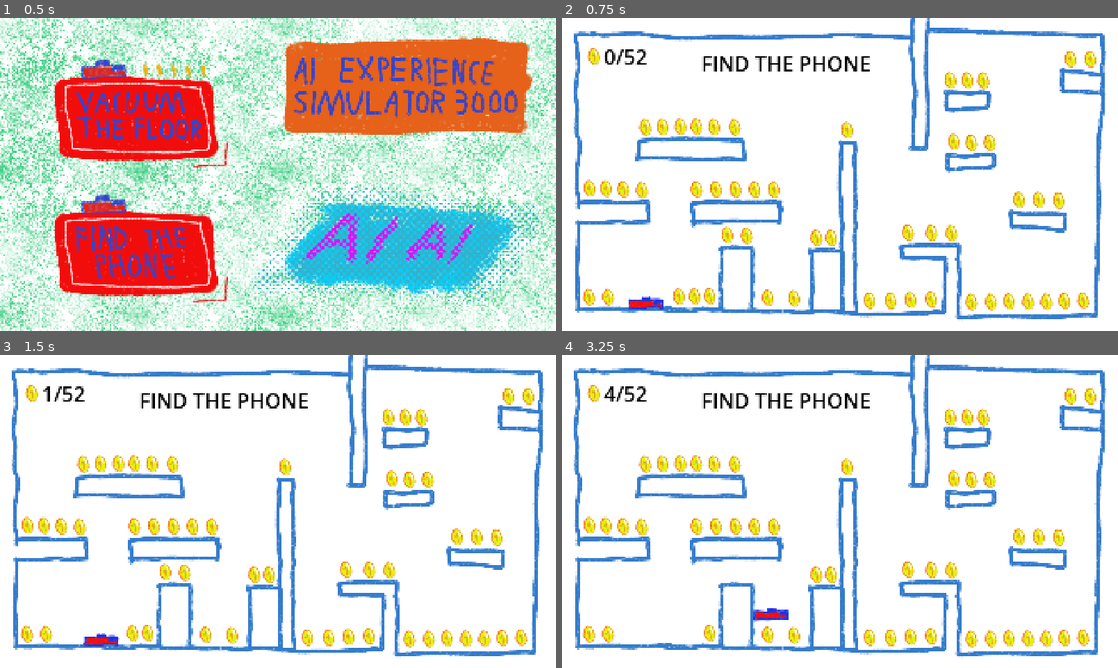
Above: before the commit, frames 1-4 (two rows, left to right).
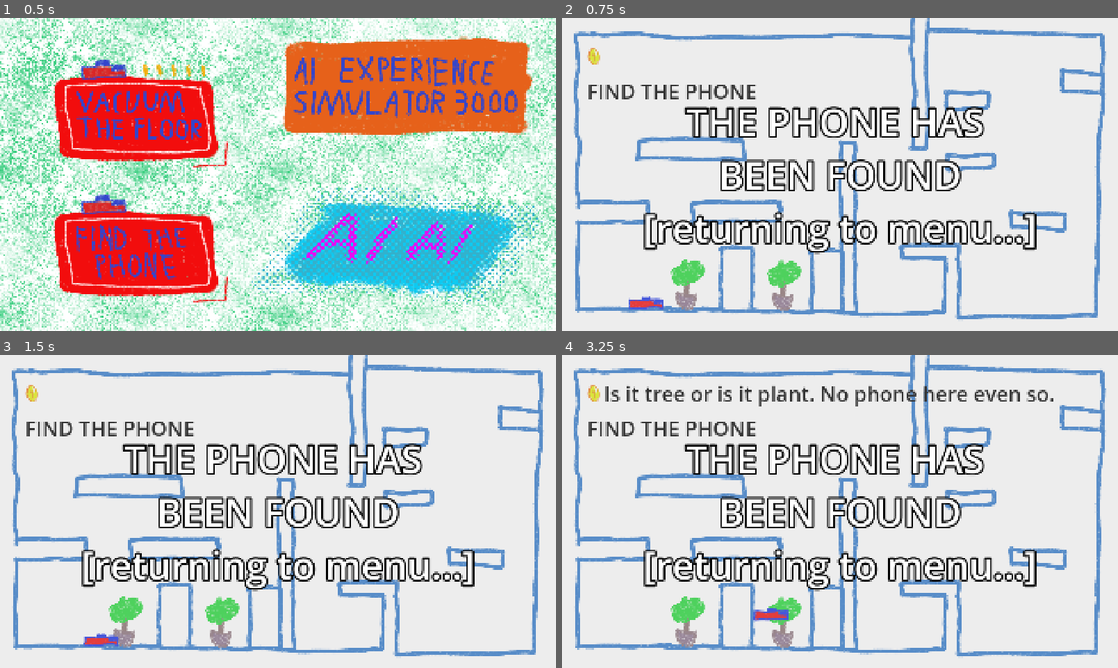
Above: after the commit, the same moments.

Repository: AkiPoh/ai-experience-simulator-3000
Game: Godot game, scene res://menu/menu.tscn
The game is run twice, just before and just after one commit, with the same random seed, the same clock (stepped at 60 frames per second) and the same inputs.
Inputs (mouse positions are in pixels of both pictures, inside the frame that each line leads up to):
- Up to frame 1 (0.5 s): no input
- Up to frame 2 (0.75 s): click (695, 252) at 0.5 s
- Up to frame 3 (1.5 s): tap Enter at 1.25 s; hold D (move_right) from 1.28 s (still down)
- Up to frame 4 (3.25 s): tap Up (jump) at 1.52, 2.27 s; release D (move_right) at 2.78 s; hold Left (move_left) from 2.78 s (still down)

Frame 1 is identical in both runs. In frame 2, 22% of the frame differs, in the area x 2-98%, y 0-97%; in frame 3, 22%; in frame 4, 23%.

Commit message:
Add level2 mvp impl, level1 broken

Diff:
--- a/godot-game/level1/level_1.tscn
+++ b/godot-game/level1/level_1.tscn
@@ -2,7 +2,7 @@
 
 [ext_resource type="Texture2D" uid="uid://dkoc1clcp6fw1" path="res://level2/art/level1-main.png" id="1_4hwfk"]
 [ext_resource type="Texture2D" uid="uid://devy77ikw2ajr" path="res://level2/art/player-trimmed-canvas.png" id="1_h77vs"]
-[ext_resource type="Script" uid="uid://dokvx3kb8fcvf" path="res://level2/level_2.gd" id="1_mh48n"]
+[ext_resource type="Script" uid="uid://dokvx3kb8fcvf" path="res://level1/level_1.gd" id="1_mh48n"]
 [ext_resource type="Script" uid="uid://dbtvs1x27mc1e" path="res://level2/robot.gd" id="1_xpeh6"]
 [ext_resource type="PackedScene" uid="uid://dv6hsgtmmsv84" path="res://level2/coin/coin.tscn" id="2_v8of2"]
 [ext_resource type="Texture2D" uid="uid://cxvmhq4gu1dus" path="res://level2/coin/art/coin.png" id="6_atmxi"]
@@ -414,8 +414,8 @@
 grow_vertical = 2
 theme_override_constants/outline_size = 25
 theme_override_font_sizes/font_size = 131
-text = "ALL COINS COLLECTED AND
-FLOORS VACUUMED!
-[returning to menu....]"
+text = "ALL COINS COLLECTED
+AND FLOORS VACUUMED!
+[returning to menu...]"
 horizontal_alignment = 1
 vertical_alignment = 1
--- a/godot-game/level2/level_2.gd
+++ b/godot-game/level2/level_2.gd
@@ -1,16 +1,20 @@
 extends Node2D
 
 
-var coins_collected := 0
-var total_coins := 0
+var searched := []
+var phone_location: Node
+var responses := {
+	"Plant1": "Just leaves. Definetely no phone here.",
+	"Plant2": "Is it tree or is it plant. No phone here even so.",
+}
 
 
 # Called when the node enters the scene tree for the first time.
 func _ready() -> void:
-	total_coins = $Coins.get_child_count()
-	for coin in $Coins.get_children():
-		coin.body_entered.connect(_on_coin_collected.bind(coin))
-	$CoinCounter.text = str(coins_collected) + "/" + str(total_coins)
+	var searchables = $Seachables.get_children()
+	phone_location = searchables.pick_random()
+	for item in searchables:
+		item.body_entered.connect(_on_searchable_touched.bind(item))
 
 
 # Called every frame. 'delta' is the elapsed time since the previous frame.
@@ -18,14 +22,13 @@
 	if Input.is_action_just_pressed("ui_cancel"):
 		get_tree().change_scene_to_file("res://menu/menu.tscn")
 
-
-func _on_coin_collected(body: Node, coin: Node) -> void:
-	if body == $Robot:
-		coins_collected += 1
-		coin.queue_free()
-		$CoinCounter.text = str(coins_collected) + "/" + str(total_coins)
-		if coins_collected >= total_coins:
+func _on_searchable_touched(body: Node, item: Node) -> void:
+	if body == $Robot and item not in searched:
+		searched.append(item)
+		if item == phone_location:
 			_on_level_complete()
+		else:
+			$ResponseLabel.text = responses.get(item.name, "Nothing here.")
 
 
 func _on_level_complete() -> void:
--- a/godot-game/level2/level_2.tscn
+++ b/godot-game/level2/level_2.tscn
@@ -1,10 +1,10 @@
-[gd_scene load_steps=33 format=3 uid="uid://gknarqs2e6u7"]
+[gd_scene load_steps=34 format=3 uid="uid://gknarqs2e6u7"]
 
 [ext_resource type="Texture2D" uid="uid://dkoc1clcp6fw1" path="res://level2/art/level1-main.png" id="1_4hwfk"]
 [ext_resource type="Texture2D" uid="uid://devy77ikw2ajr" path="res://level2/art/player-trimmed-canvas.png" id="1_h77vs"]
 [ext_resource type="Script" uid="uid://dokvx3kb8fcvf" path="res://level2/level_2.gd" id="1_mh48n"]
 [ext_resource type="Script" uid="uid://dbtvs1x27mc1e" path="res://level2/robot.gd" id="1_xpeh6"]
-[ext_resource type="PackedScene" uid="uid://dv6hsgtmmsv84" path="res://level2/coin/coin.tscn" id="2_v8of2"]
+[ext_resource type="Texture2D" uid="uid://1dh3cq8j4yku" path="res://level2/art/plant.png" id="3_0hshn"]
 [ext_resource type="Texture2D" uid="uid://cxvmhq4gu1dus" path="res://level2/coin/art/coin.png" id="6_atmxi"]
 
 [sub_resource type="RectangleShape2D" id="RectangleShape2D_4hwfk"]
@@ -81,6 +81,9 @@
 
 [sub_resource type="RectangleShape2D" id="RectangleShape2D_44tn6"]
 size = Vector2(349, 26)
+
+[sub_resource type="RectangleShape2D" id="RectangleShape2D_qxxec"]
+size = Vector2(119, 186)
 
 [sub_resource type="RectangleShape2D" id="RectangleShape2D_h77vs"]
 size = Vector2(120, 34)
@@ -211,163 +214,28 @@
 one_way_collision = true
 debug_color = Color(0.6192919, 0.35545346, 1, 0.41960785)
 
-[node name="Coins" type="Node2D" parent="."]
-
-[node name="Coin" parent="Coins" instance=ExtResource("2_v8of2")]
-position = Vector2(93, 963)
-
-[node name="Coin2" parent="Coins" instance=ExtResource("2_v8of2")]
-position = Vector2(160, 963)
-
-[node name="Coin6" parent="Coins" instance=ExtResource("2_v8of2")]
-position = Vector2(404, 961)
-
-[node name="Coin7" parent="Coins" instance=ExtResource("2_v8of2")]
-position = Vector2(459, 961)
-
-[node name="Coin8" parent="Coins" instance=ExtResource("2_v8of2")]
-position = Vector2(510, 960)
-
-[node name="Coin9" parent="Coins" instance=ExtResource("2_v8of2")]
-position = Vector2(571, 749)
-
-[node name="Coin10" parent="Coins" instance=ExtResource("2_v8of2")]
-position = Vector2(638, 751)
-
-[node name="Coin11" parent="Coins" instance=ExtResource("2_v8of2")]
-position = Vector2(711, 966)
-
-[node name="Coin12" parent="Coins" instance=ExtResource("2_v8of2")]
-position = Vector2(801, 968)
-
-[node name="Coin13" parent="Coins" instance=ExtResource("2_v8of2")]
-position = Vector2(879, 759)
-
-[node name="Coin14" parent="Coins" instance=ExtResource("2_v8of2")]
-position = Vector2(930, 759)
-
-[node name="Coin15" parent="Coins" instance=ExtResource("2_v8of2")]
-position = Vector2(732, 593)
-
-[node name="Coin16" parent="Coins" instance=ExtResource("2_v8of2")]
-position = Vector2(665, 592)
-
-[node name="Coin17" parent="Coins" instance=ExtResource("2_v8of2")]
-position = Vector2(599, 591)
-
-[node name="Coin18" parent="Coins" instance=ExtResource("2_v8of2")]
-position = Vector2(531, 591)
-
-[node name="Coin19" parent="Coins" instance=ExtResource("2_v8of2")]
-position = Vector2(465, 591)
-
-[node name="Coin20" parent="Coins" instance=ExtResource("2_v8of2")]
-position = Vector2(276, 594)
-
-[node name="Coin21" parent="Coins" instance=ExtResource("2_v8of2")]
-position = Vector2(212, 591)
-
-[node name="Coin22" parent="Coins" instance=ExtResource("2_v8of2")]
-position = Vector2(153, 589)
-
-[node name="Coin23" parent="Coins" instance=ExtResource("2_v8of2")]
-position = Vector2(95, 588)
-
-[node name="Coin24" parent="Coins" instance=ExtResource("2_v8of2")]
-position = Vector2(288, 377)
-
-[node name="Coin25" parent="Coins" instance=ExtResource("2_v8of2")]
-position = Vector2(347, 376)
-
-[node name="Coin26" parent="Coins" instance=ExtResource("2_v8of2")]
-position = Vector2(409, 375)
-
-[node name="Coin27" parent="Coins" instance=ExtResource("2_v8of2")]
-position = Vector2(465, 375)
-
-[node name="Coin28" parent="Coins" instance=ExtResource("2_v8of2")]
-position = Vector2(525, 376)
-
-[node name="Coin29" parent="Coins" instance=ExtResource("2_v8of2")]
-position = Vector2(597, 377)
-
-[node name="Coin30" parent="Coins" instance=ExtResource("2_v8of2")]
-position = Vector2(985, 387)
-
-[node name="Coin31" parent="Coins" instance=ExtResource("2_v8of2")]
-position = Vector2(1345, 743)
-
-[node name="Coin32" parent="Coins" instance=ExtResource("2_v8of2")]
-position = Vector2(1276, 742)
-
-[node name="Coin33" parent="Coins" instance=ExtResource("2_v8of2")]
-position = Vector2(1195, 741)
-
-[node name="Coin34" parent="Coins" instance=ExtResource("2_v8of2")]
-position = Vector2(1062, 975)
-
-[node name="Coin35" parent="Coins" instance=ExtResource("2_v8of2")]
-position = Vector2(1135, 976)
-
-[node name="Coin36" parent="Coins" instance=ExtResource("2_v8of2")]
-position = Vector2(1204, 973)
-
-[node name="Coin37" parent="Coins" instance=ExtResource("2_v8of2")]
-position = Vector2(1274, 971)
-
-[node name="Coin38" parent="Coins" instance=ExtResource("2_v8of2")]
-position = Vector2(1414, 980)
-
-[node name="Coin39" parent="Coins" instance=ExtResource("2_v8of2")]
-position = Vector2(1482, 980)
-
-[node name="Coin40" parent="Coins" instance=ExtResource("2_v8of2")]
-position = Vector2(1544, 978)
-
-[node name="Coin41" parent="Coins" instance=ExtResource("2_v8of2")]
-position = Vector2(1610, 979)
-
-[node name="Coin42" parent="Coins" instance=ExtResource("2_v8of2")]
-position = Vector2(1673, 979)
-
-[node name="Coin43" parent="Coins" instance=ExtResource("2_v8of2")]
-position = Vector2(1735, 977)
-
-[node name="Coin44" parent="Coins" instance=ExtResource("2_v8of2")]
-position = Vector2(1800, 975)
-
-[node name="Coin45" parent="Coins" instance=ExtResource("2_v8of2")]
-position = Vector2(1579, 628)
-
-[node name="Coin46" parent="Coins" instance=ExtResource("2_v8of2")]
-position = Vector2(1646, 628)
-
-[node name="Coin47" parent="Coins" instance=ExtResource("2_v8of2")]
-position = Vector2(1715, 630)
-
-[node name="Coin48" parent="Coins" instance=ExtResource("2_v8of2")]
-position = Vector2(1354, 427)
-
-[node name="Coin49" parent="Coins" instance=ExtResource("2_v8of2")]
-position = Vector2(1414, 431)
-
-[node name="Coin50" parent="Coins" instance=ExtResource("2_v8of2")]
-position = Vector2(1477, 430)
-
-[node name="Coin51" parent="Coins" instance=ExtResource("2_v8of2")]
-position = Vector2(1400, 215)
-
-[node name="Coin52" parent="Coins" instance=ExtResource("2_v8of2")]
-position = Vector2(1455, 216)
-
-[node name="Coin53" parent="Coins" instance=ExtResource("2_v8of2")]
-position = Vector2(1756, 142)
-
-[node name="Coin54" parent="Coins" instance=ExtResource("2_v8of2")]
-position = Vector2(1825, 143)
-
-[node name="Coin55" parent="Coins" instance=ExtResource("2_v8of2")]
-position = Vector2(1341, 215)
+[node name="Seachables" type="Node2D" parent="."]
+
+[node name="Plant1" type="Area2D" parent="Seachables"]
+
+[node name="CollisionShape2D" type="CollisionShape2D" parent="Seachables/Plant1"]
+position = Vector2(433.5, 923)
+shape = SubResource("RectangleShape2D_qxxec")
+
+[node name="Sprite2D" type="Sprite2D" parent="Seachables/Plant1"]
+position = Vector2(433, 921)
+texture = ExtResource("3_0hshn")
+
+[node name="Plant2" type="Area2D" parent="Seachables"]
+position = Vector2(333, 3)
+
+[node name="CollisionShape2D" type="CollisionShape2D" parent="Seachables/Plant2"]
+position = Vector2(433.5, 923)
+shape = SubResource("RectangleShape2D_qxxec")
+
+[node name="Sprite2D" type="Sprite2D" parent="Seachables/Plant2"]
+position = Vector2(433, 921)
+texture = ExtResource("3_0hshn")
 
 [node name="Robot" type="CharacterBody2D" parent="."]
 position = Vector2(-76, 768)
@@ -381,32 +249,30 @@
 position = Vector2(366, 212)
 texture = ExtResource("1_h77vs")
 
-[node name="CoinCounter" type="Label" parent="."]
+[node name="ResponseLabel" type="Label" parent="."]
 offset_left = 145.0
 offset_top = 85.0
-offset_right = 367.0
+offset_right = 1177.0
 offset_bottom = 182.0
 theme_override_colors/font_color = Color(0, 0, 0, 1)
 theme_override_colors/font_outline_color = Color(1, 1, 1, 1)
 theme_override_font_sizes/font_size = 71
-text = "0"
+
+[node name="Sprite2D" type="Sprite2D" parent="."]
+position = Vector2(110, 133)
+texture = ExtResource("6_atmxi")
 
 [node name="LevelTitle" type="Label" parent="."]
-offset_left = 481.0
-offset_top = 108.0
-offset_right = 1067.0
-offset_bottom = 205.0
+offset_left = 87.0
+offset_top = 204.0
+offset_right = 673.0
+offset_bottom = 301.0
 theme_override_colors/font_color = Color(0, 0, 0, 1)
 theme_override_colors/font_outline_color = Color(1, 1, 1, 1)
 theme_override_font_sizes/font_size = 71
 text = "FIND THE PHONE"
 
-[node name="Sprite2D" type="Sprite2D" parent="."]
-position = Vector2(110, 133)
-texture = ExtResource("6_atmxi")
-
 [node name="WinOverlay" type="CanvasLayer" parent="."]
-visible = false
 
 [node name="WinBackground" type="ColorRect" parent="WinOverlay"]
 anchors_preset = 15
@@ -424,8 +290,8 @@
 grow_vertical = 2
 theme_override_constants/outline_size = 25
 theme_override_font_sizes/font_size = 131
-text = "ALL COINS COLLECTED AND
-FLOORS VACUUMED!
-[returning to menu....]"
+text = "THE PHONE HAS
+BEEN FOUND
+[returning to menu...]"
 horizontal_alignment = 1
 vertical_alignment = 1
Not shown, changed: godot-game/icon.svg.import
Not shown, changed: godot-game/level1/art/level1-main.png.import
Not shown, changed: godot-game/level1/art/player-trimmed-canvas.png.import
Not shown, changed: godot-game/level1/coin/art/coin.png.import
Binary file added: godot-game/level2/art/plant.png
Not shown, changed: godot-game/level2/art/plant.png.import
Not shown, changed: godot-game/level2/art/player-trimmed-canvas.png.import
Not shown, changed: godot-game/level2/coin/art/coin.png.import
Not shown, changed: godot-game/menu/art/menu-bg.png.import
Not shown, changed: art/level1/level1-main.af
Not shown, added: art/level2/plant.af
